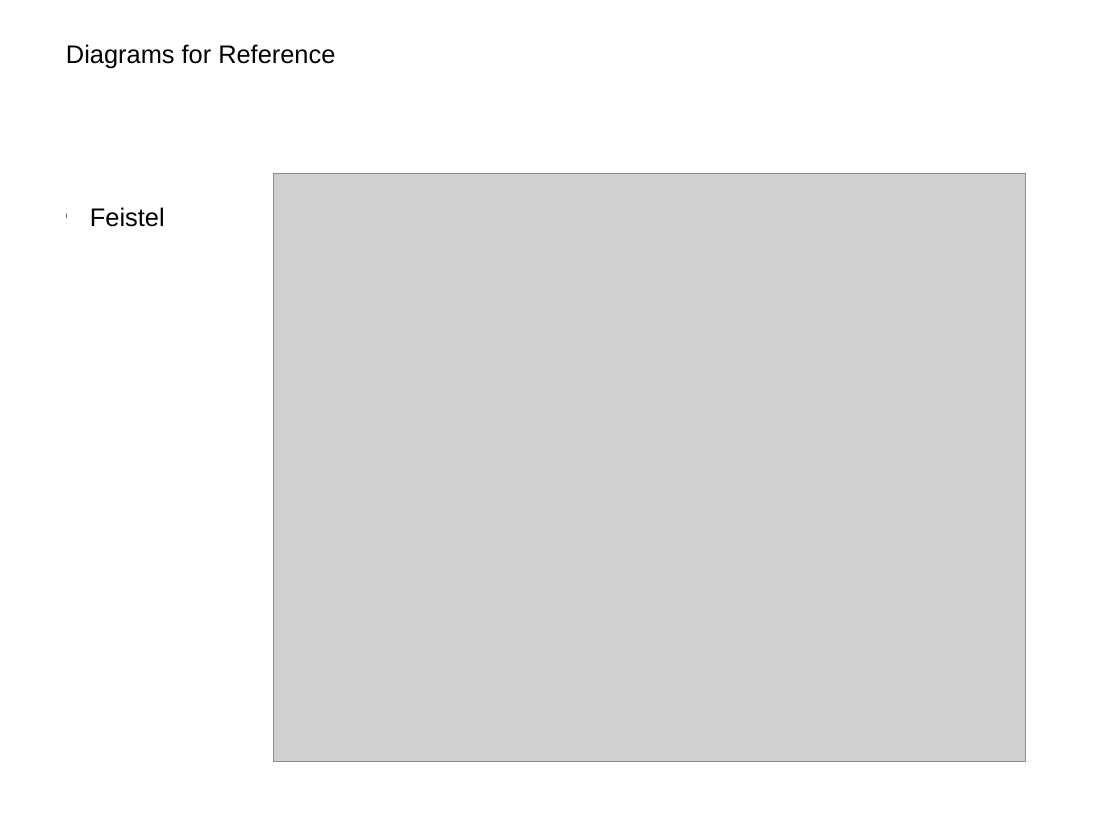
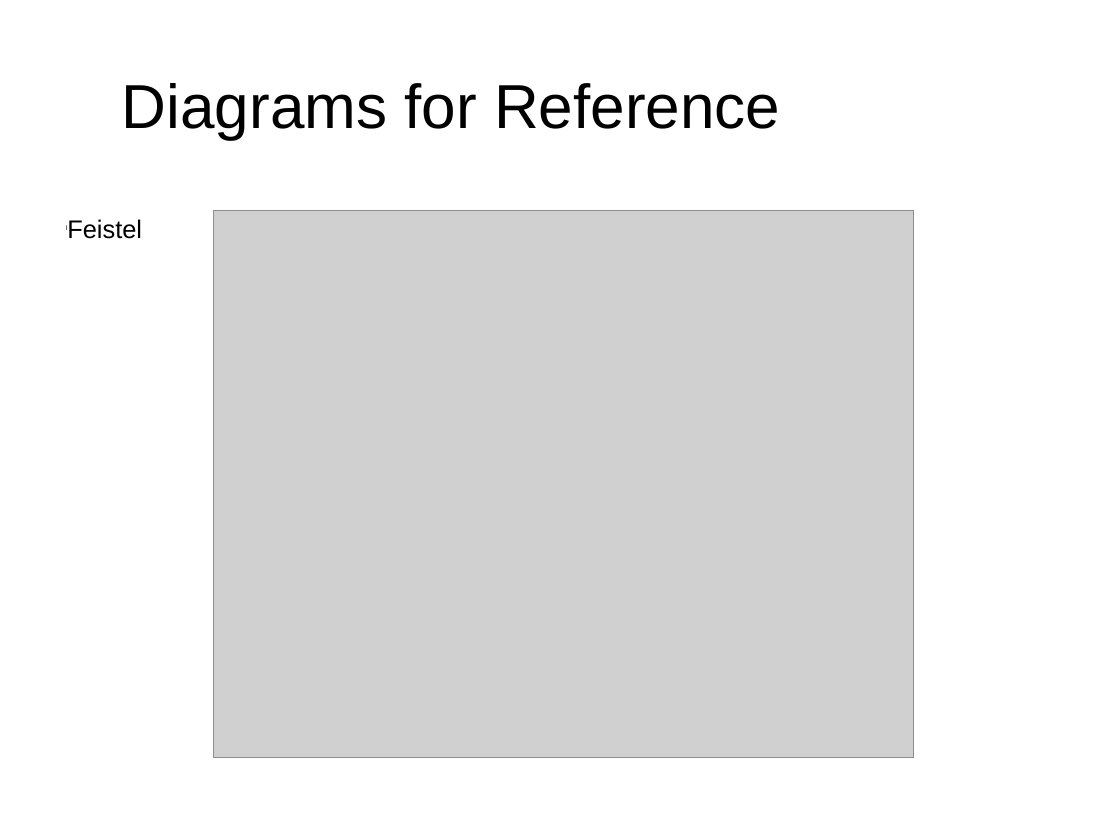
Before and after one commit to xzha/ECCDH3DES, a slide deck: slide 40 of docs/Final Presentation.pptx (slide 29 before the commit). Drawn at 1120x840 pixels with LibreOffice and Linux fonts; fonts in the diff are those of the drawing; grey boxes stand for pictures; background and template pictures are left out. Boxes give left, top, right and bottom in pixels: in the first picture for what was removed or moved away, otherwise in the second. Text is boxed around its words. In the diff, an @@ line names an element or a change of style, - is before the commit and + after.

```diff
--- a/docs/Final Presentation.pptx
+++ b/docs/Final Presentation.pptx
@@ text "Diagrams for Reference": place and size @@
-text "Diagrams for Reference" at (66, 44, 335, 69)
+text "Diagrams for Reference" at (122, 83, 780, 139)
@@ text "Diagrams for Reference" at (122, 83, 780, 139): size 18 to 44 pt @@
@@ text "Feistel": place and size @@
-text "Feistel" at (90, 207, 165, 227)
+text "Feistel" at (67, 219, 142, 239)
@@ picture: place and size @@
-picture at (273, 174, 1026, 762)
+picture at (213, 210, 914, 758)
```
Also in this commit, not shown: 24 other slides changed, 17 slides added, 6 slides removed, 1 other file.
